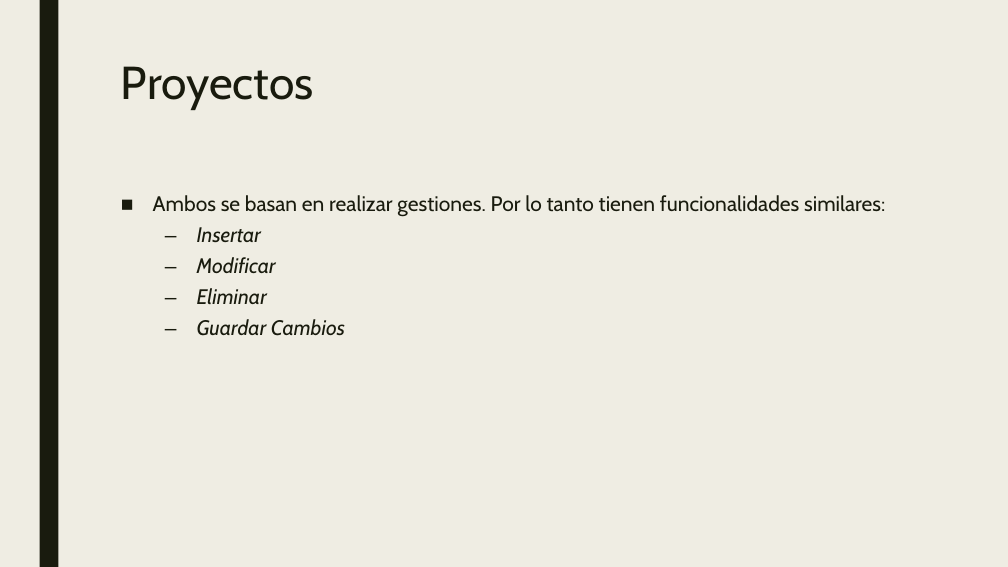
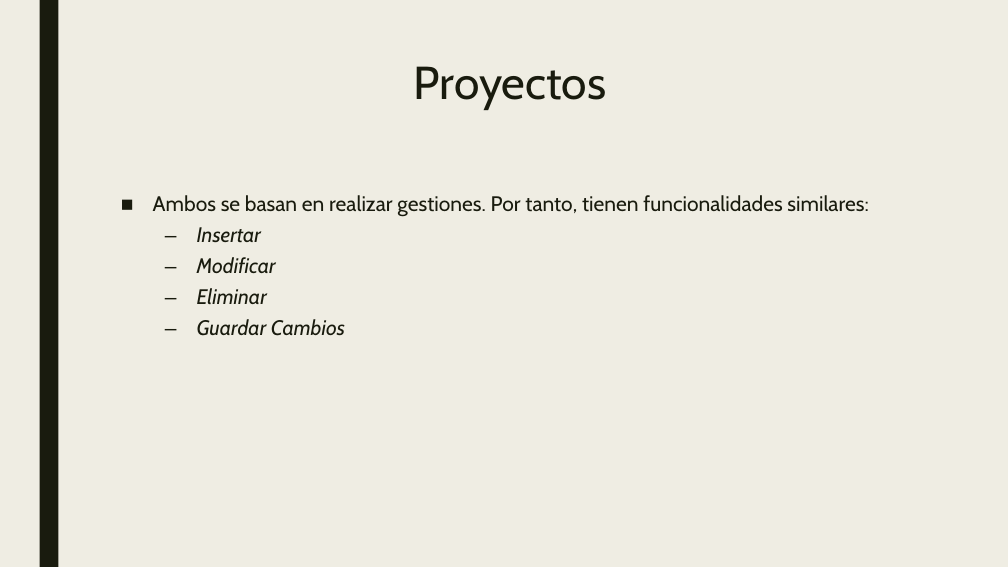
Before and after one commit to RafaManzano/1DAM18-19, a slide deck: slide 5 of EjerciciosClases/FICHEROS/PROYECTO/Proyectos.pptx. Drawn at 1008x567 pixels with LibreOffice and Linux fonts; fonts in the diff are those of the drawing. Boxes give left, top, right and bottom in pixels: in the first picture for what was removed or moved away, otherwise in the second. Text is boxed around its words. In the diff, an @@ line names an element or a change of style, - is before the commit and + after.

```diff
--- a/EjerciciosClases/FICHEROS/PROYECTO/Proyectos.pptx
+++ b/EjerciciosClases/FICHEROS/PROYECTO/Proyectos.pptx
@@ title "Proyectos" at (414,66,607,110): alignment left to centre @@
@@ text at (153,195,868,217): text changed @@
-■ Ambos se basan en realizar gestiones. Por lo tanto tienen funcionalidades similares:
+■ Ambos se basan en realizar gestiones. Por tanto, tienen funcionalidades similares:
```
Also in this commit, not shown: 5 other slides changed, 1 slide added, 15 other files.
